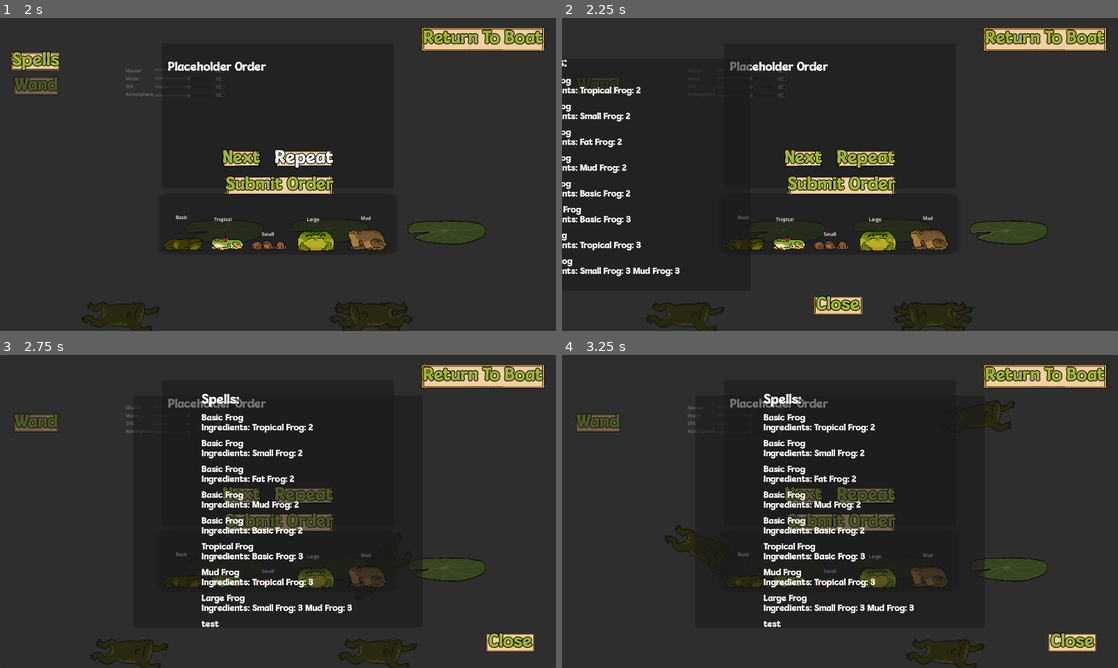
Above: before the commit, frames 1-4 (two rows, left to right).
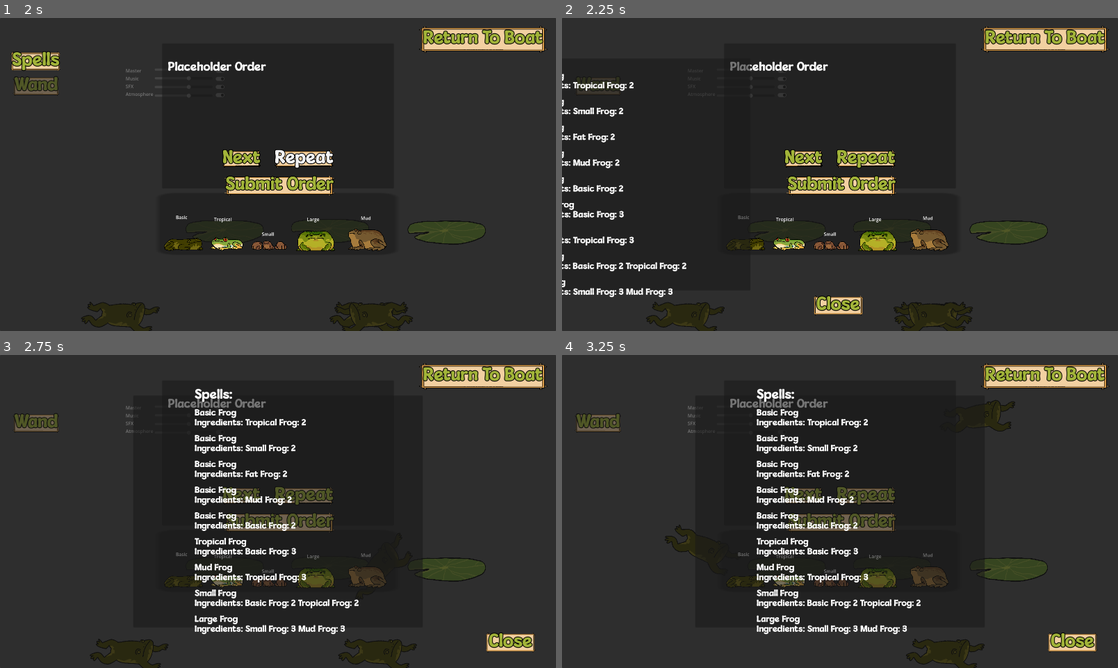
Above: after the commit, the same moments.

Repository: NotTom31/FroggeeToadems
Game: Godot game, scene res://Scenes/Levels/Test/brendan-testing.tscn
Two runs of this game, one before a commit and one after it. Both use one fixed random seed, a clock stepped at 60 frames per second and the inputs below. This scene is started directly instead of the project's main scene.
Inputs:
- Up to frame 1 (2 s): click "Open Shop" at 0.5 s; click "Submit Order" at 1.25 s
- Up to frame 2 (2.25 s): click "Spells" at 2 s
- Up to frame 3 (2.75 s): no input
- Up to frame 4 (3.25 s): click "Next" at 2.75 s

Frame 1 is identical in both runs. In frame 2, 3.1% of the frame differs, in the area x 0-23%, y 13-90%; in frame 3, 6.1%, in the area x 35-65%, y 10-90%; in frame 4, 6.1%.

Commit message:
Fixed level 2-7 not allowing to submit

Diff:
--- a/Code/Managers/LevelManager.gd
+++ b/Code/Managers/LevelManager.gd
@@ -32,7 +32,10 @@
 var state : ClickState = ClickState.DEFAULT
 enum ClickState { DEFAULT, WAND }
 
+var current_level_num : int = -1  # Initialize with an invalid level number
+
 func open_lvl(num : int):
+	current_level_num = num  # Store the level number
 	match num:
 		0: open_lvl_1()
 		1: open_lvl_2()
@@ -42,7 +45,8 @@
 		5: open_lvl_6()
 		6: open_lvl_7()
 		7: open_lvl_8()
-		_:print("invalid level")
+		_:
+			print("invalid level")
 
 var frog_table = {
 	MagicManager.FrogType.BASIC : "Basic Frog",
@@ -52,12 +56,39 @@
 	MagicManager.FrogType.MUD : "Mud Frog",
 }
 
-func check_for_win(level_num : int) -> bool:
+func check_for_win() -> bool:
 	var is_win : bool = false
-	if dictionary_satisfied(array_to_dictionary(frog_requests_1), $FrogSpawner.count_existing_frogs_by_type()):
+	var frog_requests = []
+
+	# Use the stored current_level_num
+	match current_level_num:
+		0:
+			frog_requests = frog_requests_1
+		1:
+			frog_requests = frog_requests_2
+		2:
+			frog_requests = frog_requests_3
+		3:
+			frog_requests = frog_requests_4
+		4:
+			frog_requests = frog_requests_5
+		5:
+			frog_requests = frog_requests_6
+		6:
+			frog_requests = frog_requests_7
+		7:
+			frog_requests = frog_requests_8
+		_:
+			# Handle invalid level numbers, if necessary
+			return false
+
+	# Check if the current level's frog requests are satisfied
+	if dictionary_satisfied(array_to_dictionary(frog_requests), $FrogSpawner.count_existing_frogs_by_type()):
 		is_win = true
 		$WinScreen.visible = true
 	return is_win
+
+
 
 #func _process(delta: float) -> void:
 #	check_for_game_over()
@@ -103,7 +134,9 @@
 	dialogue.set_requested_frogs(0, requested_frogs)
 
 func open_lvl_2() -> void:
-	var requested_frogs = ["Tropical Frog", "Large Frog"]
+	var requested_frogs = []
+	for f in frog_requests_2:
+		requested_frogs.append(frog_table[f])
 	dialogue.update_customer_by_id(1)
 	if get_tree().root.get_child(0) is Main:
 		get_tree().root.get_child(0).play_shop_music(true)
@@ -112,7 +145,9 @@
 	dialogue.set_requested_frogs(1, requested_frogs)
 
 func open_lvl_3() -> void:
-	var requested_frogs = ["Tropical Frog", "Large Frog"]
+	var requested_frogs = []
+	for f in frog_requests_3:
+		requested_frogs.append(frog_table[f])
 	dialogue.update_customer_by_id(2)
 	if get_tree().root.get_child(0) is Main:
 		get_tree().root.get_child(0).play_shop_music(true)
@@ -121,7 +156,9 @@
 	dialogue.set_requested_frogs(2, requested_frogs)
 
 func open_lvl_4() -> void:
-	var requested_frogs = ["Tropical Frog", "Large Frog"]
+	var requested_frogs = []
+	for f in frog_requests_4:
+		requested_frogs.append(frog_table[f])
 	dialogue.update_customer_by_id(3)
 	if get_tree().root.get_child(0) is Main:
 		get_tree().root.get_child(0).play_shop_music(true)
@@ -130,7 +167,9 @@
 	dialogue.set_requested_frogs(3, requested_frogs)
 
 func open_lvl_5() -> void:
-	var requested_frogs = ["Tropical Frog", "Large Frog"]
+	var requested_frogs = []
+	for f in frog_requests_5:
+		requested_frogs.append(frog_table[f])
 	dialogue.update_customer_by_id(4)
 	if get_tree().root.get_child(0) is Main:
 		get_tree().root.get_child(0).play_shop_music(true)
@@ -139,7 +178,9 @@
 	dialogue.set_requested_frogs(4, requested_frogs)
 
 func open_lvl_6() -> void:
-	var requested_frogs = ["Tropical Frog", "Large Frog"]
+	var requested_frogs = []
+	for f in frog_requests_6:
+		requested_frogs.append(frog_table[f])
 	dialogue.update_customer_by_id(5)
 	if get_tree().root.get_child(0) is Main:
 		get_tree().root.get_child(0).play_shop_music(true)
@@ -148,7 +189,9 @@
 	dialogue.set_requested_frogs(5, requested_frogs)
 
 func open_lvl_7() -> void:
-	var requested_frogs = ["Tropical Frog", "Large Frog"]
+	var requested_frogs = []
+	for f in frog_requests_7:
+		requested_frogs.append(frog_table[f])
 	dialogue.update_customer_by_id(6)
 	if get_tree().root.get_child(0) is Main:
 		get_tree().root.get_child(0).play_shop_music(true)
@@ -157,7 +200,9 @@
 	dialogue.set_requested_frogs(6, requested_frogs)
 
 func open_lvl_8() -> void:
-	var requested_frogs = ["Tropical Frog", "Large Frog"]
+	var requested_frogs = []
+	for f in frog_requests_8:
+		requested_frogs.append(frog_table[f])
 	dialogue.update_customer_by_id(7)
 	if get_tree().root.get_child(0) is Main:
 		get_tree().root.get_child(0).play_shop_music(true)
--- a/Scenes/UI/shop_screen.gd
+++ b/Scenes/UI/shop_screen.gd
@@ -214,6 +214,6 @@
 func _on_submit_order_button_pressed() -> void:
 	var is_win : bool
 	if get_tree().root.get_child(0) is Main:
-		is_win = get_tree().root.get_child(0).get_node("LevelManager").check_for_win(level_num)
+		is_win = get_tree().root.get_child(0).get_node("LevelManager").check_for_win()
 	if is_win:
 		self.visible = false
--- a/Scenes/spell_ui.gd
+++ b/Scenes/spell_ui.gd
@@ -11,6 +11,7 @@
 @export var text5 : Label
 @export var text6 : Label
 @export var text7 : Label
+@export var text8 : Label
 
 func _ready() -> void:
 	# Connect the signal 'animation_finished' to the function '_on_animation_finished'
@@ -27,7 +28,7 @@
 	text5.text = magic.get_recipe_as_string(5)
 	text6.text = magic.get_recipe_as_string(6)
 	text7.text = magic.get_recipe_as_string(7)
-	text7.text = magic.get_recipe_as_string(8)
+	text8.text = magic.get_recipe_as_string(8)
 
 
 func _on_open_button_pressed() -> void:
--- a/Scenes/spell_ui.tscn
+++ b/Scenes/spell_ui.tscn
@@ -72,7 +72,7 @@
 "Transition_Out": SubResource("Animation_lhneh")
 }
 
-[node name="SpellUi" type="CanvasLayer" node_paths=PackedStringArray("text0", "text1", "text2", "text3", "text4", "text5", "text6", "text7")]
+[node name="SpellUi" type="CanvasLayer" node_paths=PackedStringArray("text0", "text1", "text2", "text3", "text4", "text5", "text6", "text7", "text8")]
 script = ExtResource("1_5txb0")
 text0 = NodePath("Control/Panel/MarginContainer/HBoxContainer/Text0")
 text1 = NodePath("Control/Panel/MarginContainer/HBoxContainer/Text1")
@@ -82,6 +82,7 @@
 text5 = NodePath("Control/Panel/MarginContainer/HBoxContainer/Text5")
 text6 = NodePath("Control/Panel/MarginContainer/HBoxContainer/Text6")
 text7 = NodePath("Control/Panel/MarginContainer/HBoxContainer/Text7")
+text8 = NodePath("Control/Panel/MarginContainer/HBoxContainer/Text8")
 
 [node name="Control" type="Control" parent="."]
 layout_mode = 3
